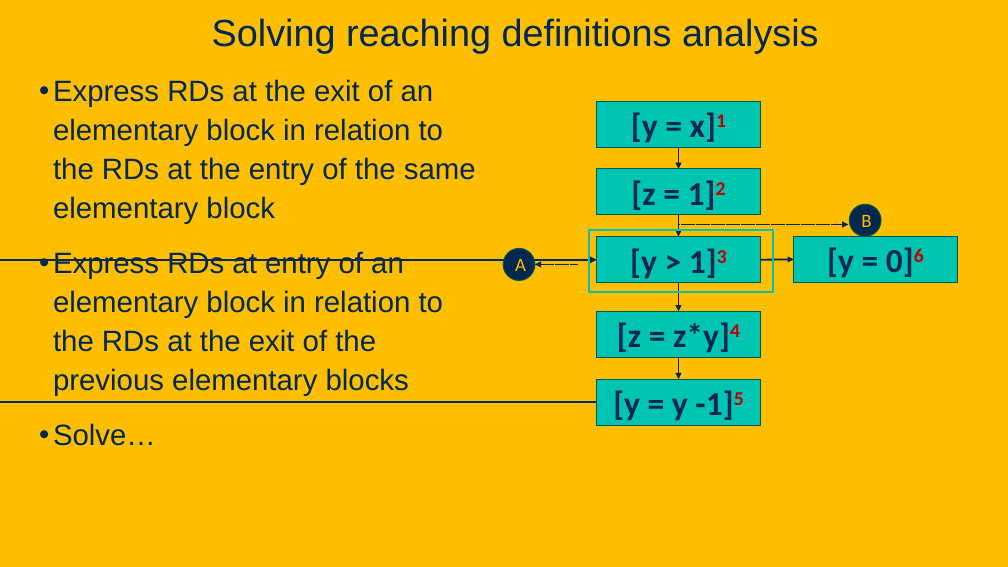
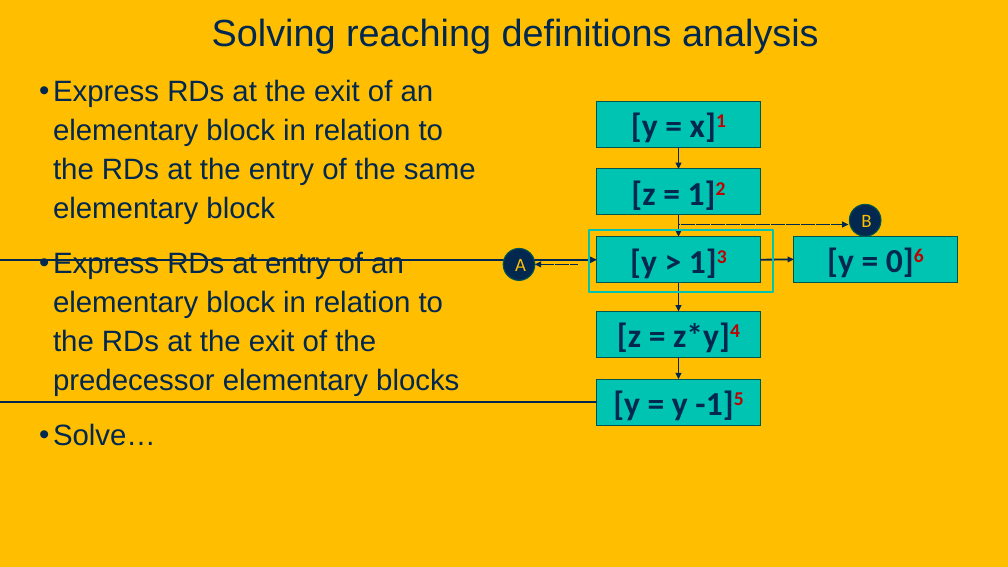
Before and after one commit to davsec-teaching/ECS289C-Spring2025, a slide deck: slide 21 of slides/3_data_flow_analysis.pptx. Drawn at 1008x567 pixels with LibreOffice and Linux fonts; fonts in the diff are those of the drawing; background and template pictures are left out. Boxes give left, top, right and bottom in pixels: in the first picture for what was removed or moved away, otherwise in the second. Text is boxed around its words. In the diff, an @@ line names an element or a change of style, - is before the commit and + after.

```diff
--- a/slides/3_data_flow_analysis.pptx
+++ b/slides/3_data_flow_analysis.pptx
@@ text at (53, 251, 459, 396): text changed @@
-• Express RDs at entry of an elementary block in relation to the RDs at the exit of the previous elementary blocks
+• Express RDs at entry of an elementary block in relation to the RDs at the exit of the predecessor elementary blocks
```
Also in this commit, not shown: 2 other slides changed.
